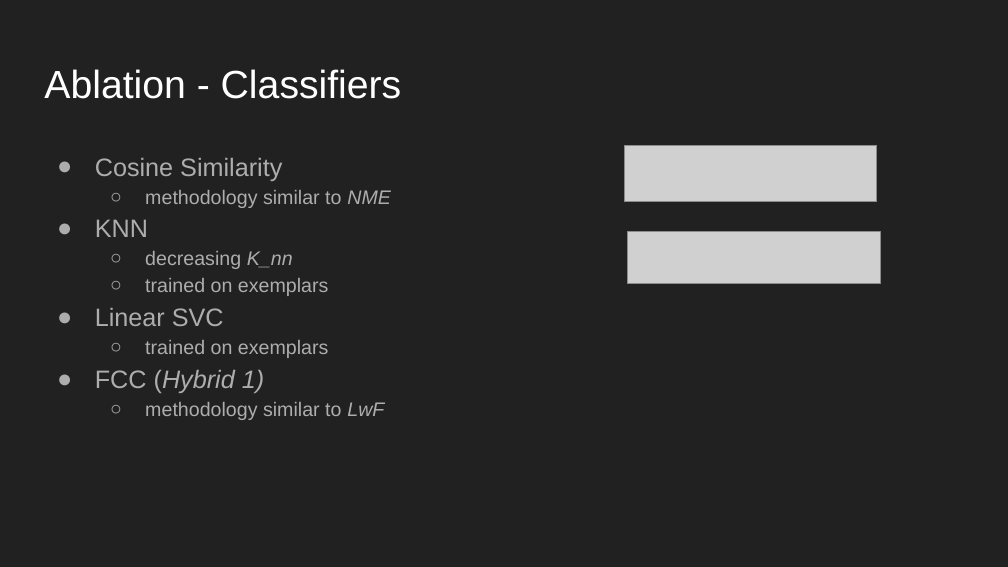
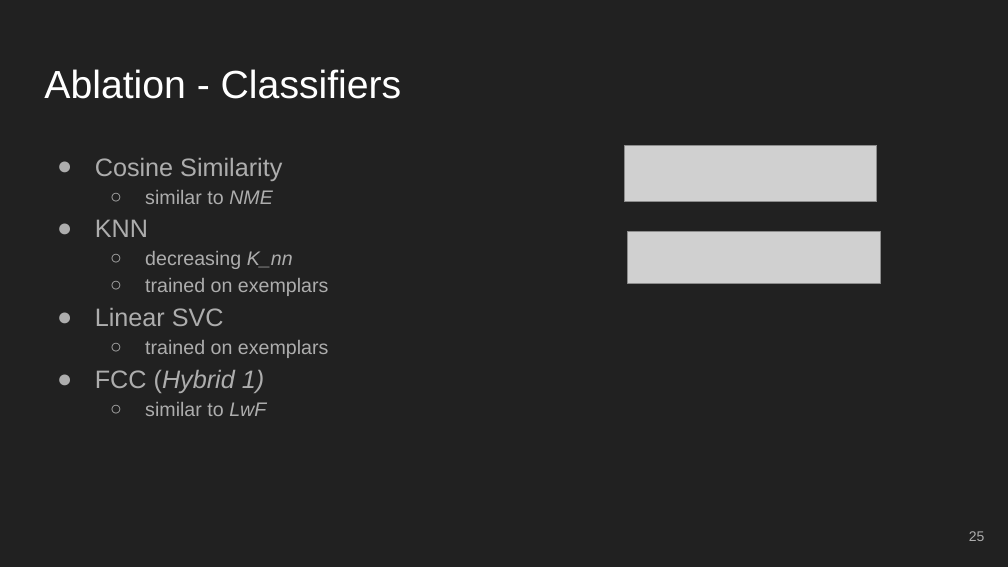
Before and after one commit to danielegenta/Progetto-MLDL, a slide deck: slide 25 of Report/Slides/MLDL_slides.pptx (slide 26 before the commit). Drawn at 1008x567 pixels with LibreOffice and Linux fonts; fonts in the diff are those of the drawing; grey boxes stand for pictures. Boxes give left, top, right and bottom in pixels: in the first picture for what was removed or moved away, otherwise in the second. Text is boxed around its words. In the diff, an @@ line names an element or a change of style, - is before the commit and + after.

```diff
--- a/Report/Slides/MLDL_slides.pptx
+++ b/Report/Slides/MLDL_slides.pptx
@@ text at (145,190,273,204): text changed @@
-  ○ methodology similar to NME
+  ○ similar to NME
@@ text at (145,402,266,416): text changed @@
-  ○ methodology similar to LwF
+  ○ similar to LwF
@@ page number added at (969,531,985,541), 10 pt, text #ADADAD @@
+25
```
Also in this commit, not shown: 33 other slides changed, 1 slide added, 1 slide removed.
